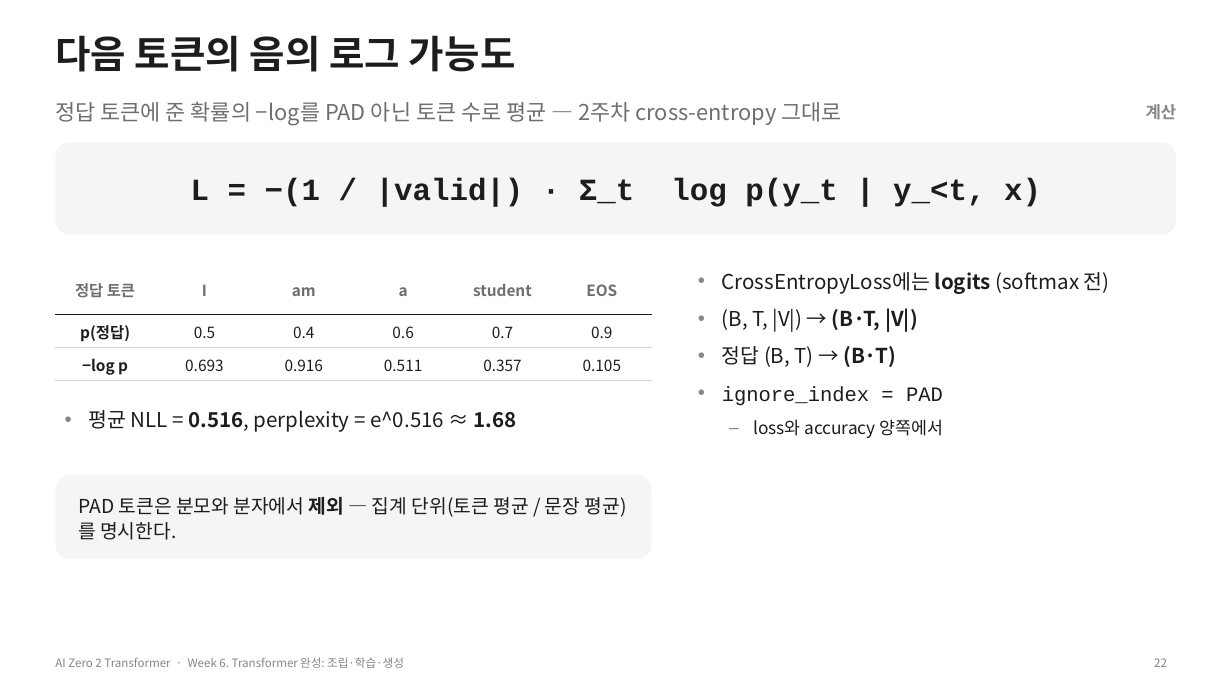
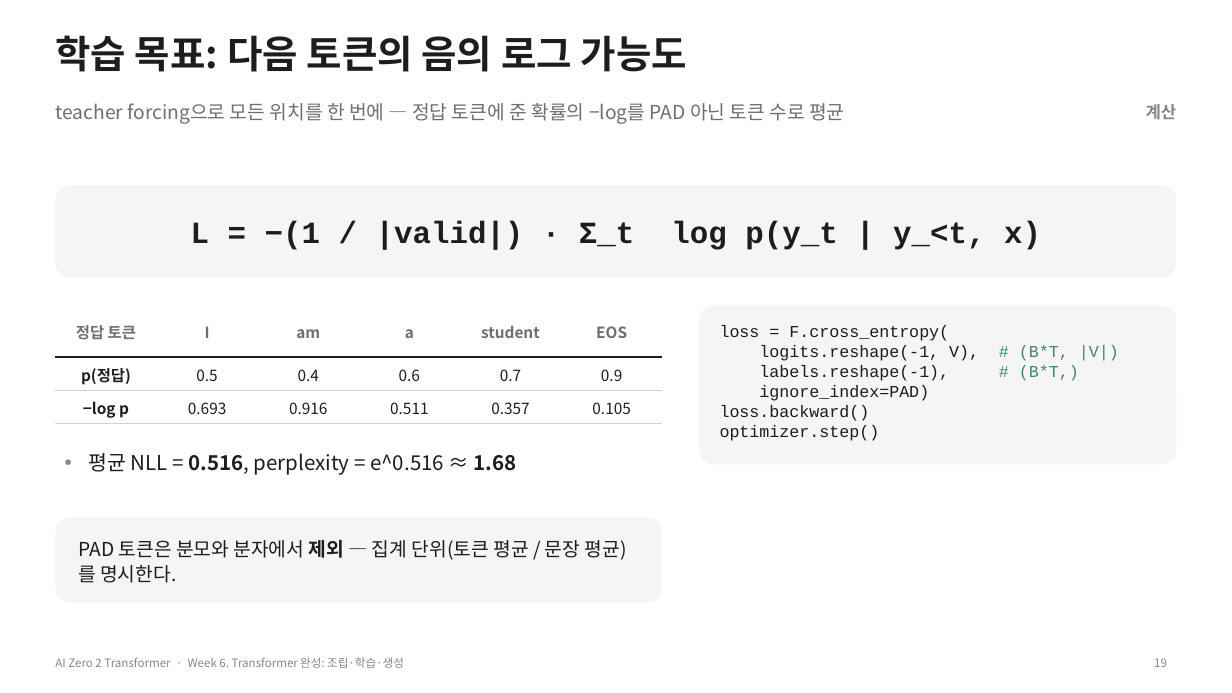
Before and after one commit to myunhh/AI-Zero-2-Transformers, a slide deck: slide 19 of lectures/week06_transformer_complete.pptx (slide 22 before the commit). Drawn at 1232x693 pixels with LibreOffice and Linux fonts; fonts in the diff are those of the drawing. Boxes give left, top, right and bottom in pixels: in the first picture for what was removed or moved away, otherwise in the second. Text is boxed around its words. In the diff, an @@ line names an element or a change of style, - is before the commit and + after.

```diff
--- a/lectures/week06_transformer_complete.pptx
+++ b/lectures/week06_transformer_complete.pptx
@@ title at (55, 35, 687, 72): text changed @@
-다음 토큰의 음의 로그 가능도
+학습 목표: 다음 토큰의 음의 로그 가능도
@@ text at (55, 103, 844, 124): text changed; size 17 to 15 pt @@
-정답 토큰에 준 확률의 −log를 PAD 아닌 토큰 수로 평균 — 2주차 cross-entropy 그대로
+teacher forcing으로 모든 위치를 한 번에 — 정답 토큰에 준 확률의 −log를 PAD 아닌 토큰 수로 평균
@@ rounded rectangle: place and size @@
-rounded rectangle at (55, 142, 1177, 235)
+rounded rectangle at (55, 185, 1177, 277)
@@ text "L = −(1 / |valid|) ...": place and size @@
-text "L = −(1 / |valid|) ..." at (191, 178, 1041, 207)
+text "L = −(1 / |valid|) ..." at (191, 221, 1041, 250)
@@ table: place and size @@
-table at (55, 262, 654, 381)
+table at (55, 305, 660, 423)
@@ rounded rectangle added at (700, 305, 1177, 464), fill #F5F5F7 @@
@@ text at (720, 325, 979, 441): text changed; size 16 to 13 pt; font Noto Sans CJK KR to Courier New @@
-• CrossEntropyLoss에는 logits (softmax 전)
-• (B, T, |V|) → (B·T, |V|)
-• 정답 (B, T) → (B·T)
-• ignore_index = PAD
-– loss와 accuracy 양쪽에서
+loss = F.cross_entropy(
+logits.reshape(-1, V), # (B*T, |V|)
+labels.reshape(-1), # (B*T,)
+ignore_index=PAD)
+loss.backward()
+optimizer.step()
@@ text "평균 NLL = 0.516, perplexity ...": place and size @@
-text "평균 NLL = 0.516, perplexity ..." at (89, 410, 517, 432)
+text "평균 NLL = 0.516, perplexity ..." at (89, 453, 517, 475)
@@ rounded rectangle "PAD 토큰은 분모와 분자에서 제외 ...": place and size @@
-rounded rectangle "PAD 토큰은 분모와 분자에서 제외 ..." at (55, 475, 652, 559)
+rounded rectangle "PAD 토큰은 분모와 분자에서 제외 ..." at (55, 518, 663, 602)
@@ page number at (1154, 658, 1167, 667): text changed @@
-22
+19
```
Also in this commit, not shown: 27 other slides changed, 24 slides added, 18 slides removed, 11 other files.
